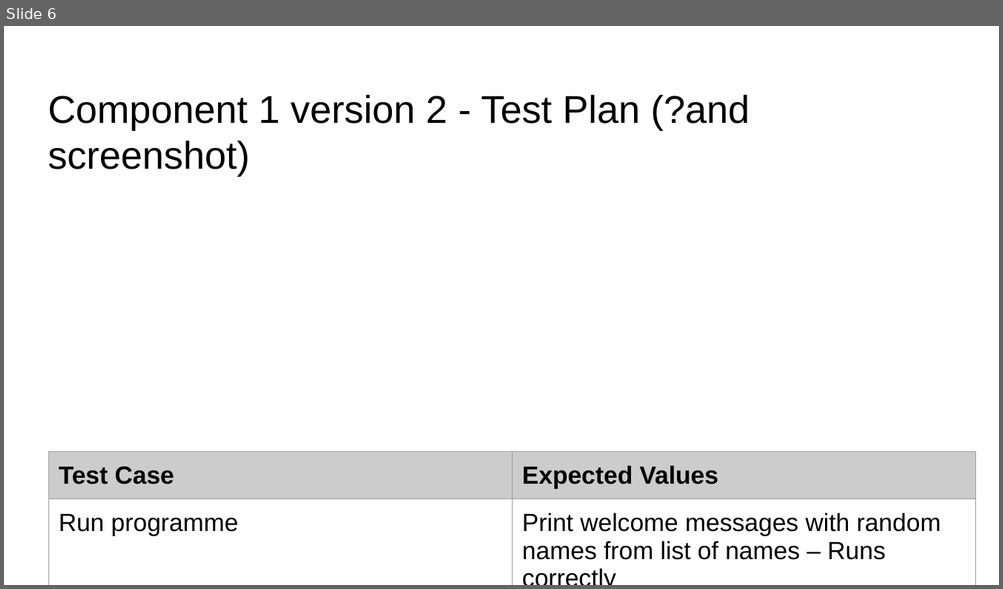
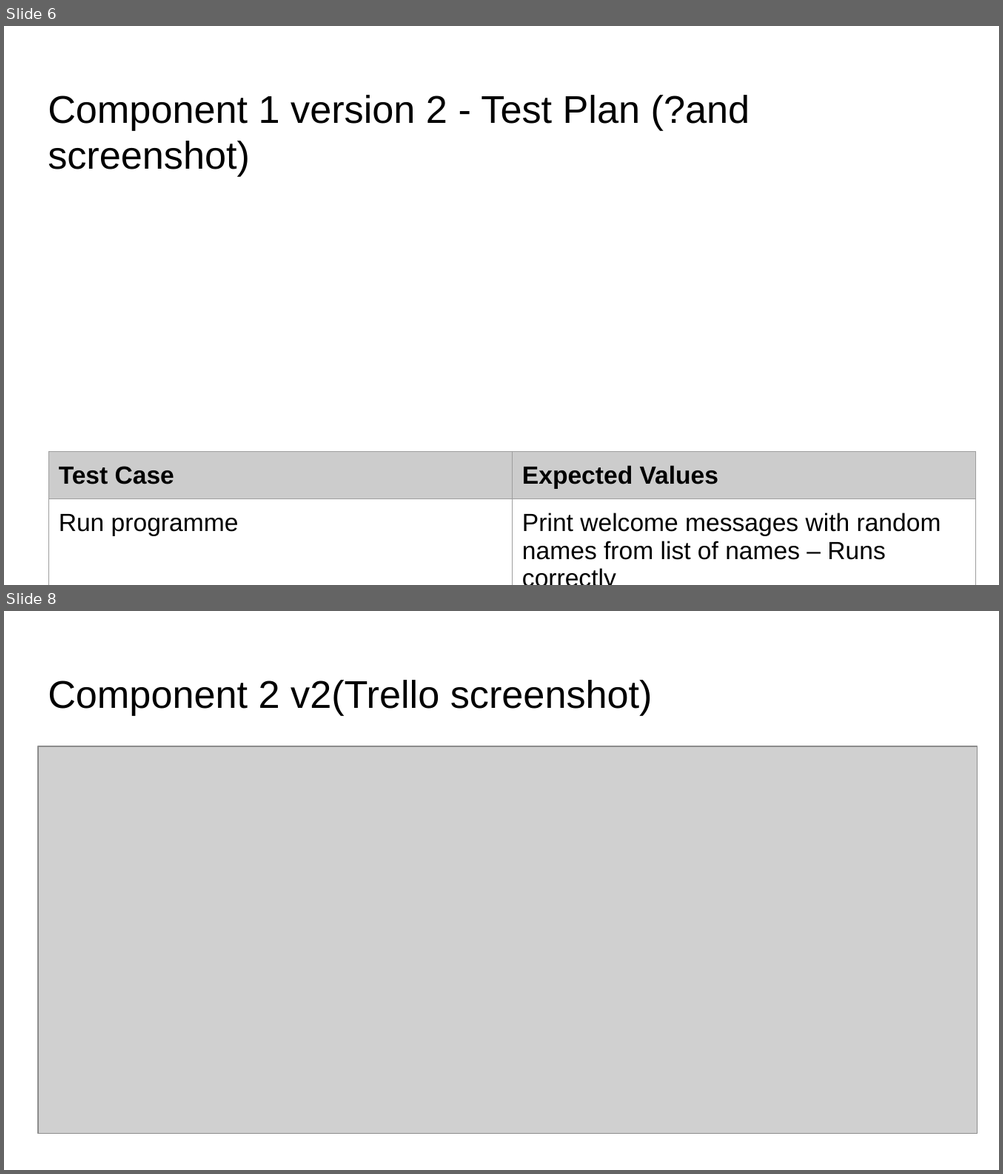
Before and after one commit to Joemamasahbsdh/pizza.bot, a slide deck: 022_91893+_+91897+Documentation.pptx. Shown one above the other, each under a label of ours: slide 6 before the commit, slides 6 and 8 after it; the slides between them are not shown. The pictures are 1003x589 and 1003x1174 pixels, drawn with LibreOffice and Linux fonts; fonts in the diff are those of the drawing; grey boxes stand for pictures. Boxes give left, top, right and bottom in pixels: in the first picture for what was removed or moved away, otherwise in the second. Text is boxed around its words. In the diff, an @@ line names an element or a change of style, - is before the commit and + after.

```diff
--- a/022_91893+_+91897+Documentation.pptx
+++ b/022_91893+_+91897+Documentation.pptx
@@ slide 8 added at (x1=4, y1=611, x2=999, y2=1170), background #FFFFFF @@
@@ title added at (x1=48, y1=680, x2=652, y2=715), 28 pt, text #000000 @@
+Component 2 v2(Trello screenshot)
@@ picture added at (x1=38, y1=746, x2=976, y2=1134) @@
```
Also in this commit, not shown: 1 slide changed, 2 other slides added, 1 other file.
